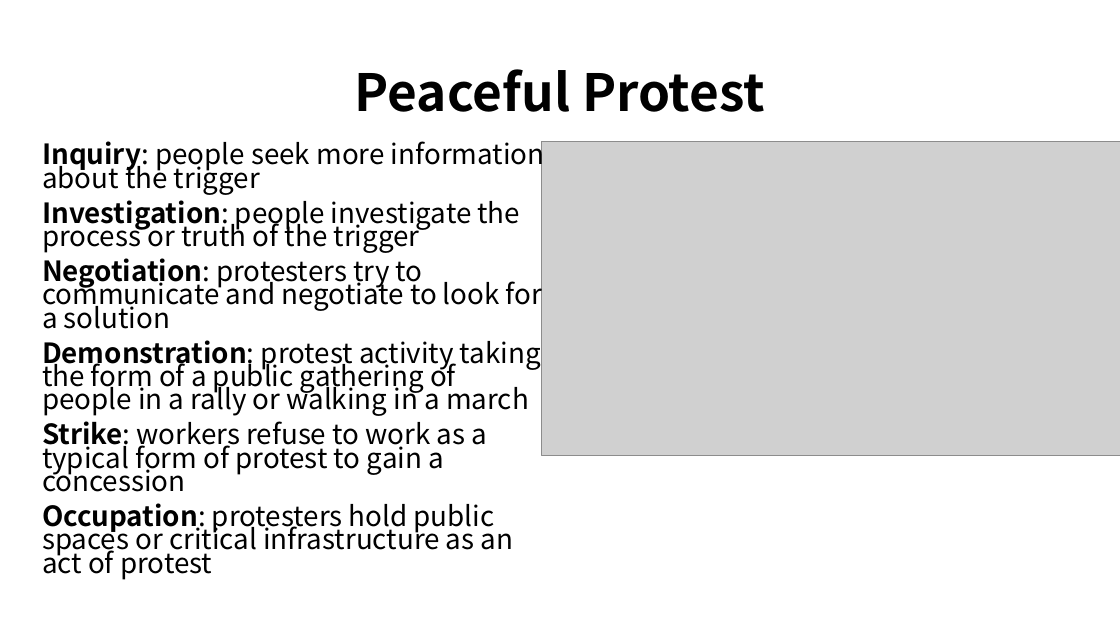
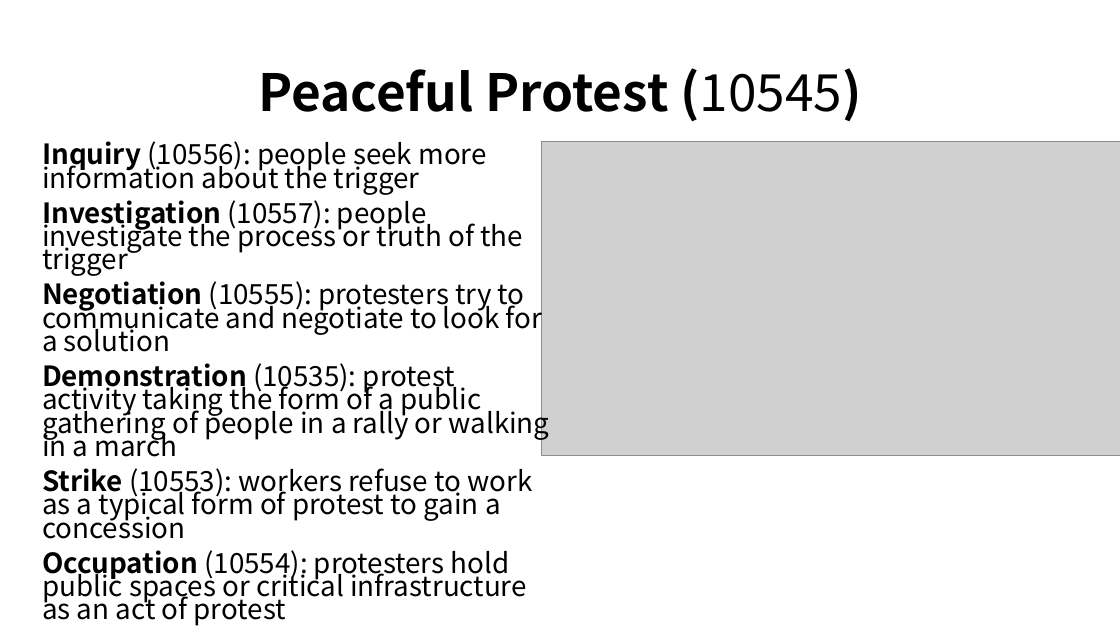
Before and after one commit to RESIN-KAIROS/schemalib, a slide deck: slide 4 of hrf/civil_unrest.pptx. Drawn at 1120x630 pixels with LibreOffice and Linux fonts; fonts in the diff are those of the drawing; grey boxes stand for pictures. Boxes give left, top, right and bottom in pixels: in the first picture for what was removed or moved away, otherwise in the second. Text is boxed around its words. In the diff, an @@ line names an element or a change of style, - is before the commit and + after.

```diff
--- a/hrf/civil_unrest.pptx
+++ b/hrf/civil_unrest.pptx
@@ title at box(258, 68, 861, 122): text changed @@
-Peaceful Protest
+Peaceful Protest (10545)
@@ text at box(42, 141, 550, 603): text changed @@
-Inquiry: people seek more information about the trigger
-Investigation: people investigate the process or truth of the trigger
-Negotiation: protesters try to communicate and negotiate to look for a solution
-Demonstration: protest activity taking the form of a public gathering of people in a rally or walking in a march
-Strike: workers refuse to work as a typical form of protest to gain a concession
-Occupation: protesters hold public spaces or critical infrastructure as an act of protest
+Inquiry (10556): people seek more information about the trigger
+Investigation (10557): people investigate the process or truth of the trigger
+Negotiation (10555): protesters try to communicate and negotiate to look for a solution
+Demonstration (10535): protest activity taking the form of a public gathering of people in a rally or walking in a march
+Strike (10553): workers refuse to work as a typical form of protest to gain a concession
+Occupation (10554): protesters hold public spaces or critical infrastructure as an act of protest
```
Also in this commit, not shown: 4 other slides changed, 39 other files.
